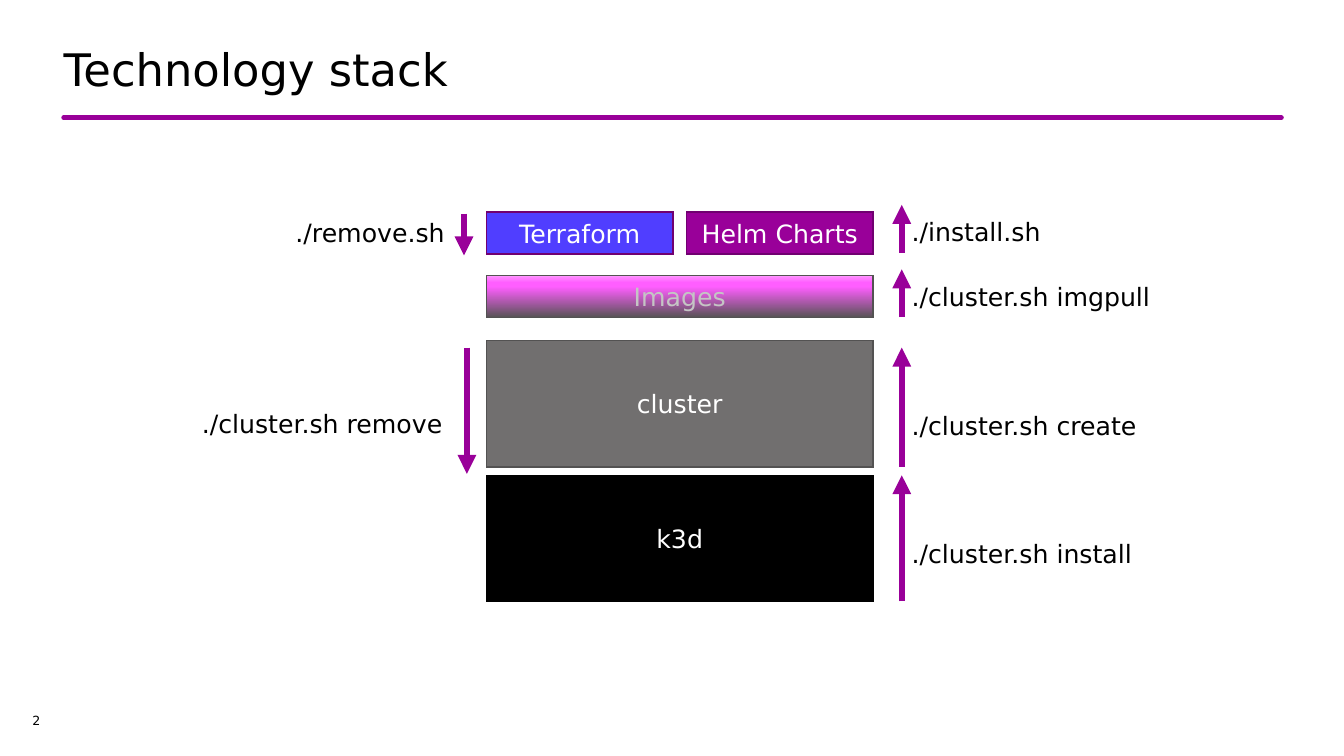
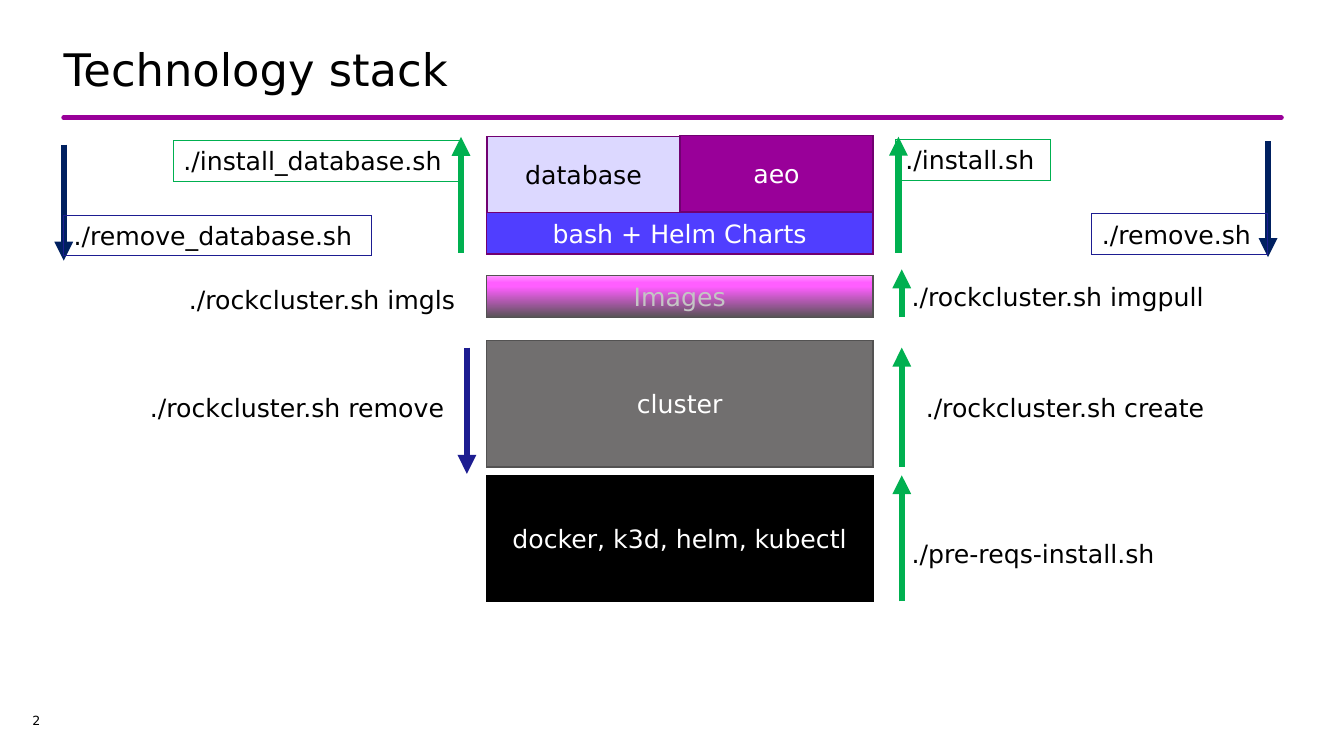
Before and after one commit to Guillermo-Avendano/mobius12, a slide deck: slide 2 of notes/Mobius_12.1_K3D_Terraform.pptx. Drawn at 1344x756 pixels with LibreOffice and Linux fonts; fonts in the diff are those of the drawing; background and template pictures are left out. Boxes give left, top, right and bottom in pixels: in the first picture for what was removed or moved away, otherwise in the second. Text is boxed around its words. In the diff, an @@ line names an element or a change of style, - is before the commit and + after.

```diff
--- a/notes/Mobius_12.1_K3D_Terraform.pptx
+++ b/notes/Mobius_12.1_K3D_Terraform.pptx
@@ arrow added from (64, 145) to (64, 261), #002060 4.5 pt @@
@@ rectangle added at bbox=[173, 140, 461, 180], outline #00B050 0.75 pt, 18 pt, text #000000 @@
+./install_database.sh
@@ arrow added from (461, 253) to (461, 137), #00B050 4.5 pt @@
@@ rectangle added at bbox=[487, 137, 681, 213], fill #DCD8FF, outline #710071 1 pt, 18 pt, text #000000 @@
+database
@@ rectangle added at bbox=[681, 136, 874, 212], fill #990099, outline #710071 1 pt, 18 pt, text #FFFFFF @@
+aeo
@@ rectangle "./install.sh": place and size @@
-rectangle "./install.sh" at bbox=[912, 222, 1041, 244]
+rectangle "./install.sh" at bbox=[895, 139, 1051, 179]
@@ rectangle "./install.sh" at bbox=[895, 139, 1051, 179]: outline none to #00B050 0.75 pt @@
@@ arrow moved from (902, 253) - (902, 205) to (898, 253) - (898, 137) @@
@@ arrow (898, 253) - (898, 137): stroke #990099 4.5 pt to #00B050 4.5 pt @@
@@ arrow moved from (464, 214) - (464, 255) to (1268, 141) - (1268, 257) @@
@@ arrow (1268, 141) - (1268, 257): stroke #990099 4.5 pt to #002060 4.5 pt @@
@@ rectangle added at bbox=[64, 215, 371, 255], outline #1D1D91 0.75 pt, 18 pt, text #000000 @@
+./remove_database.sh
@@ rectangle "bash + Helm Charts": place and size @@
-rectangle "bash + Helm Charts" at bbox=[687, 212, 873, 254]
+rectangle "bash + Helm Charts" at bbox=[487, 212, 874, 254]
@@ rectangle "bash + Helm Charts" at bbox=[487, 212, 874, 254]: fill #990099 to #503EFF @@
@@ rectangle removed at bbox=[487, 212, 674, 254] @@
-Terraform
@@ text in rectangle at bbox=[553, 224, 806, 244]: text changed @@
-Helm Charts
+bash + Helm Charts
@@ rectangle "./remove.sh": place and size @@
-rectangle "./remove.sh" at bbox=[295, 223, 444, 245]
+rectangle "./remove.sh" at bbox=[1092, 214, 1267, 254]
@@ rectangle "./remove.sh" at bbox=[1092, 214, 1267, 254]: outline none to #1D1D91 0.75 pt @@
@@ arrow (902, 318) - (902, 269): stroke #990099 4.5 pt to #00B050 4.5 pt @@
@@ text added at bbox=[189, 290, 455, 315], 18 pt, text #000000 @@
+./rockcluster.sh imgls
@@ text at bbox=[912, 287, 1203, 312]: text changed @@
-./cluster.sh imgpull
+./rockcluster.sh imgpull
@@ arrow (467, 348) - (467, 474): stroke #990099 4.5 pt to #1D1D91 4.5 pt @@
@@ arrow (902, 467) - (902, 348): stroke #990099 4.5 pt to #00B050 4.5 pt @@
@@ text at bbox=[150, 398, 444, 420]: text changed @@
-./cluster.sh remove
+./rockcluster.sh remove
@@ text at bbox=[926, 398, 1204, 420]: text changed @@
-./cluster.sh create
+./rockcluster.sh create
@@ arrow (902, 602) - (902, 476): stroke #990099 4.5 pt to #00B050 4.5 pt @@
@@ text in rectangle at bbox=[512, 529, 847, 551]: text changed @@
-k3d
+docker, k3d, helm, kubectl
@@ text at bbox=[912, 544, 1155, 569]: text changed @@
-./cluster.sh install
+./pre-reqs-install.sh
```
Also in this commit, not shown: 2 other files.
